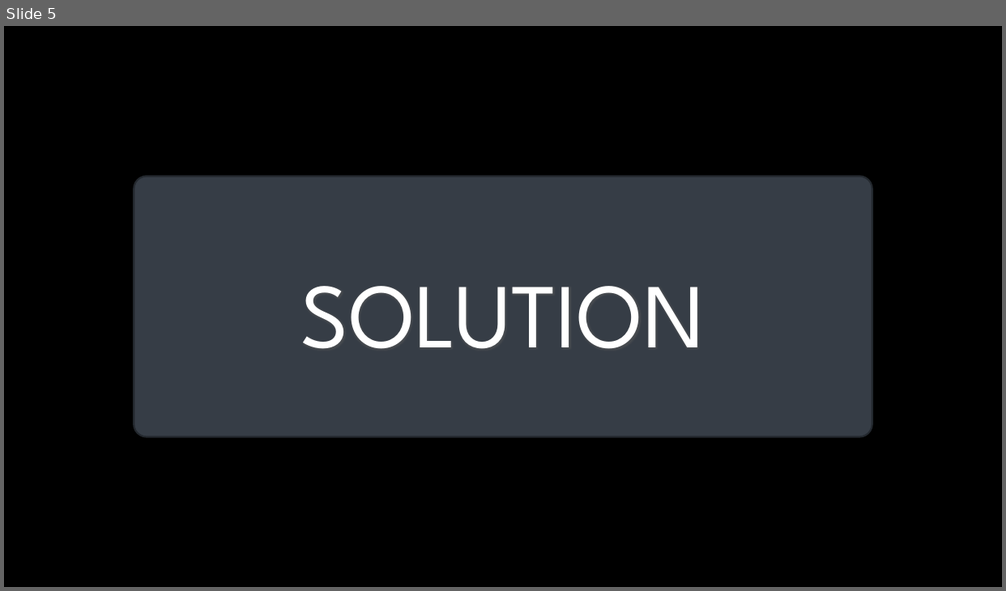
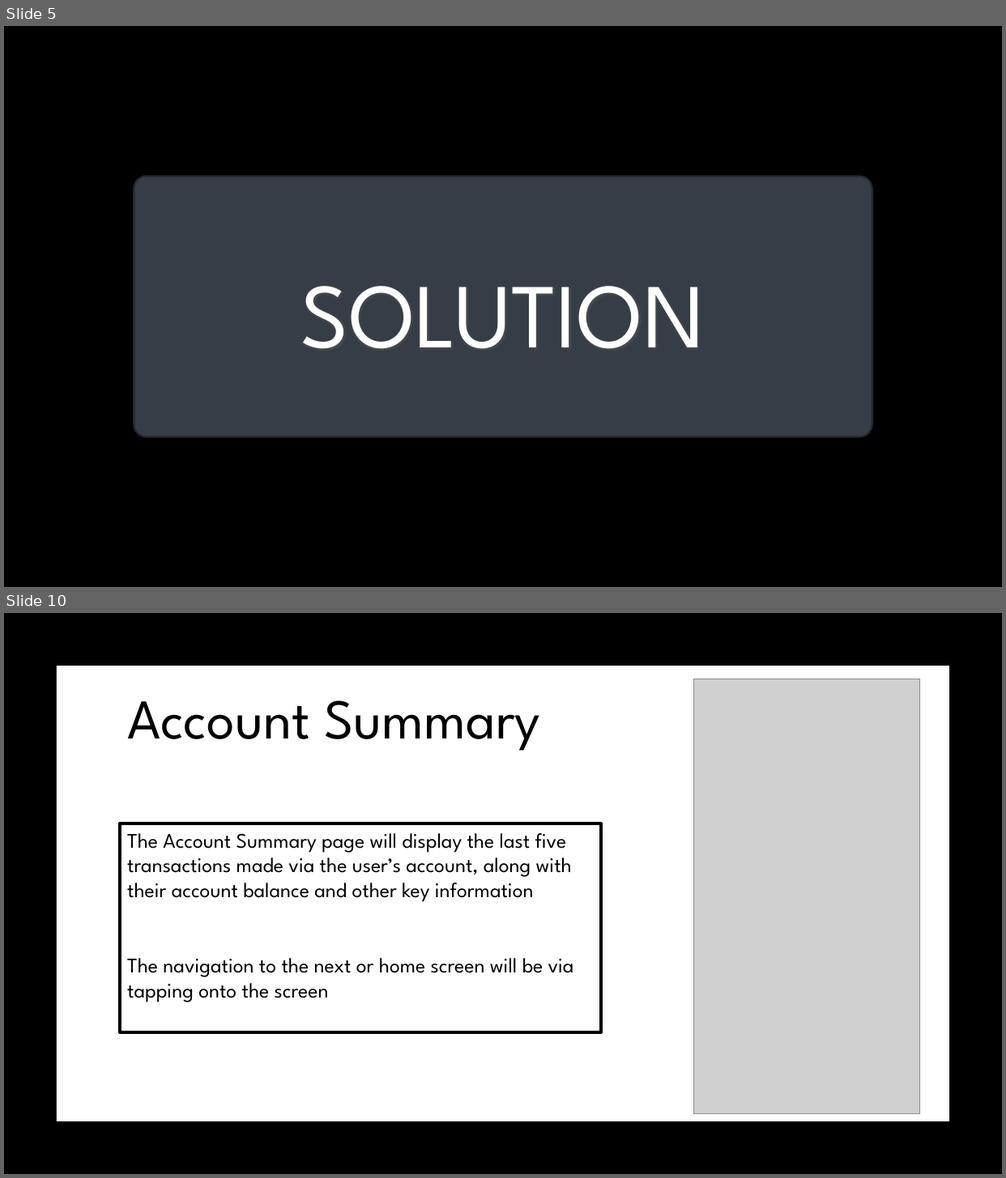
Before and after one commit to robobot97/GradHackTeam30, a slide deck: GradHack Project Presentation.pptx. Shown one above the other, each under a label of ours: slide 5 before the commit, slides 5 and 10 after it; the slides between them are not shown. The pictures are 1006x591 and 1006x1178 pixels, drawn with LibreOffice and Linux fonts; fonts in the diff are those of the drawing; grey boxes stand for pictures; background and template pictures are left out. Boxes give left, top, right and bottom in pixels: in the first picture for what was removed or moved away, otherwise in the second. Text is boxed around its words. In the diff, an @@ line names an element or a change of style, - is before the commit and + after.

```diff
--- a/GradHack Project Presentation.pptx
+++ b/GradHack Project Presentation.pptx
@@ slide 10 added at bbox=[4, 613, 1002, 1174], background picture (left out) @@
@@ rectangle added at bbox=[57, 666, 949, 1122], fill #FFFFFF @@
@@ picture added at bbox=[694, 679, 920, 1114] @@
@@ text added at bbox=[127, 700, 540, 751], 54 pt, text #000000 @@
+Account Summary
@@ rectangle added at bbox=[120, 824, 602, 1033], fill #FFFFFF, outline #000000 3 pt, 20 pt, text #000000 @@
+The Account Summary page will display the last five transactions made via the user’s account, along with their account balance and other key information
+The navigation to the next or home screen will be via tapping onto the screen
```
Also in this commit, not shown: 4 slides changed, 12 other slides added, 2 slides removed, 11 other files.
